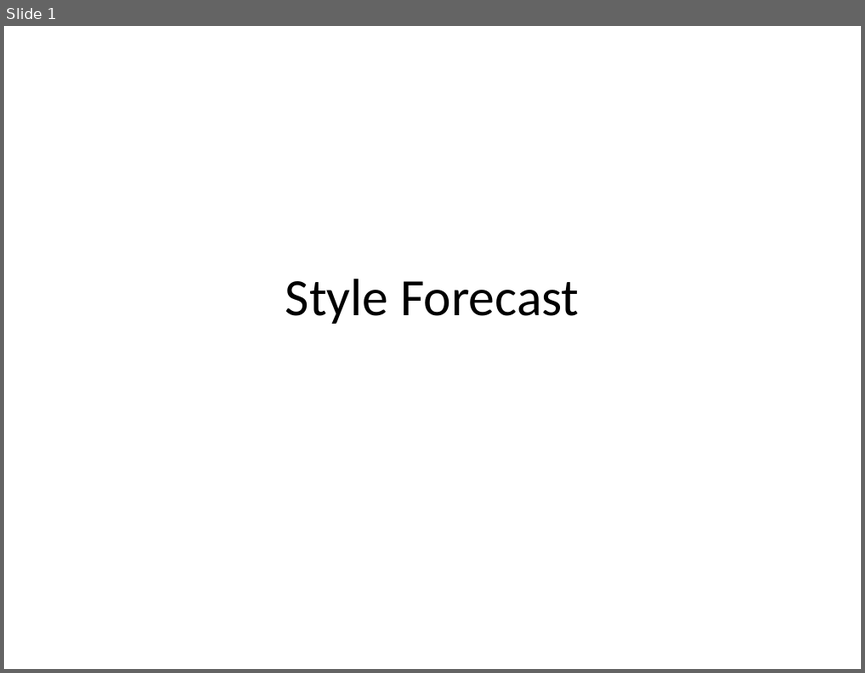
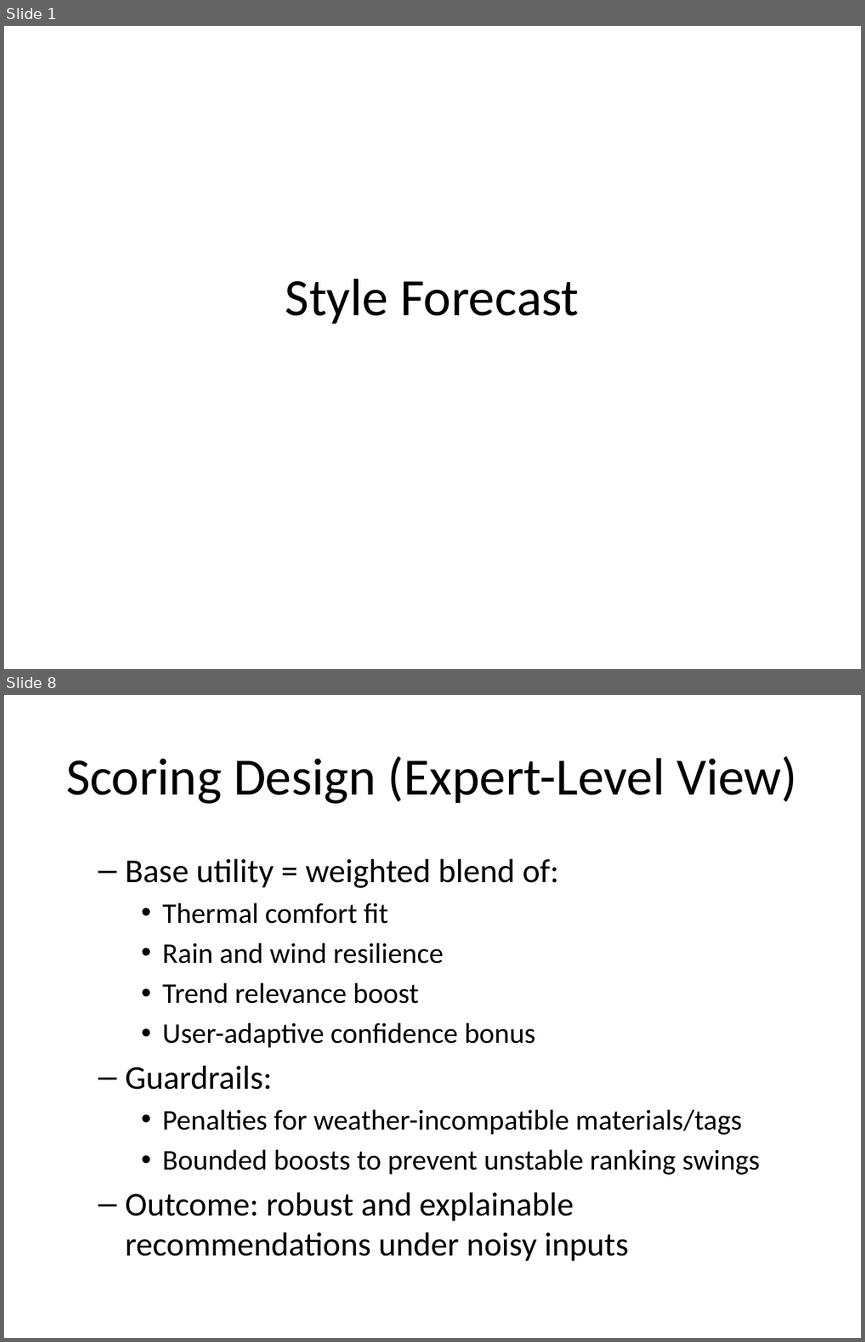
Before and after one commit to elfin-py/COMP3011_Coursework1, a slide deck: cfx-api/docs/presentation.pptx. Shown one above the other, each under a label of ours: slide 1 before the commit, slides 1 and 8 after it; the slides between them are not shown. The pictures are 865x673 and 865x1342 pixels, drawn with LibreOffice and Linux fonts; fonts in the diff are those of the drawing. Boxes give left, top, right and bottom in pixels: in the first picture for what was removed or moved away, otherwise in the second. Text is boxed around its words. In the diff, an @@ line names an element or a change of style, - is before the commit and + after.

```diff
--- a/cfx-api/docs/presentation.pptx
+++ b/cfx-api/docs/presentation.pptx
@@ slide 8 added at [4,695,861,1338], background #FFFFFF @@
@@ title added at [66,756,797,804], 44 pt, text #000000 @@
+Scoring Design (Expert-Level View)
@@ text added at [125,858,760,1261], 24 pt, text #000000 @@
+  – Base utility = weighted blend of:
+    • Thermal comfort fit
+    • Rain and wind resilience
+    • Trend relevance boost
+    • User-adaptive confidence bonus
+  – Guardrails:
+    • Penalties for weather-incompatible materials/tags
+    • Bounded boosts to prevent unstable ranking swings
+  – Outcome: robust and explainable recommendations under noisy inputs
```
Also in this commit, not shown: 5 slides changed, 6 other slides added, 6 slides removed, 1 other file.
